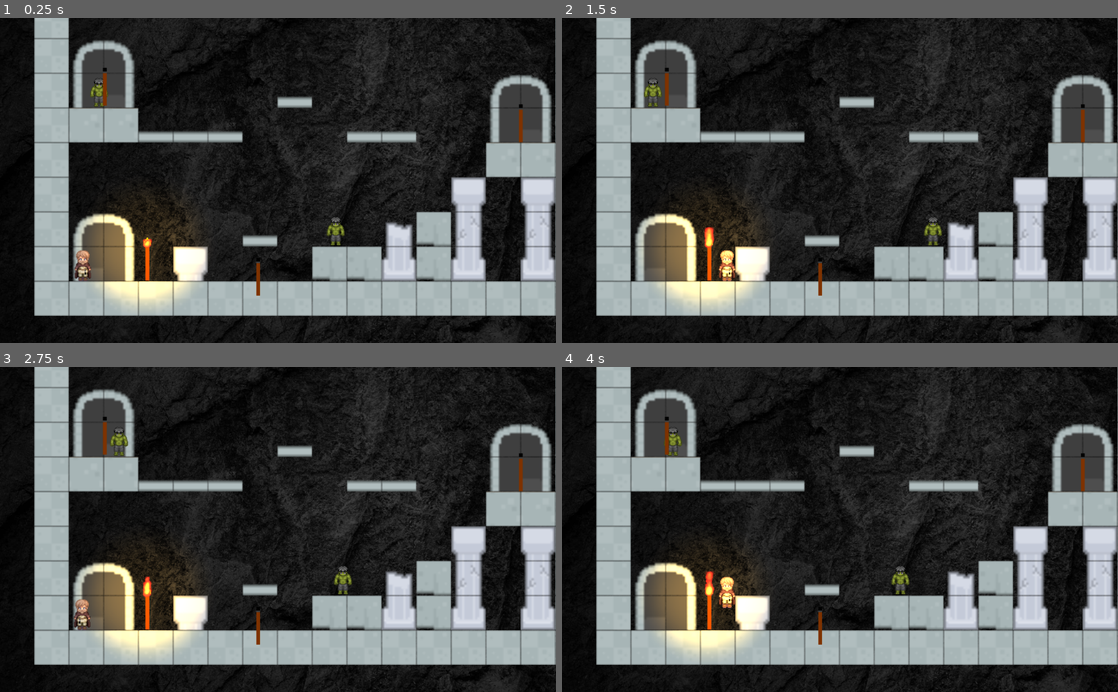
Above: before the commit, frames 1-4 (two rows, left to right).
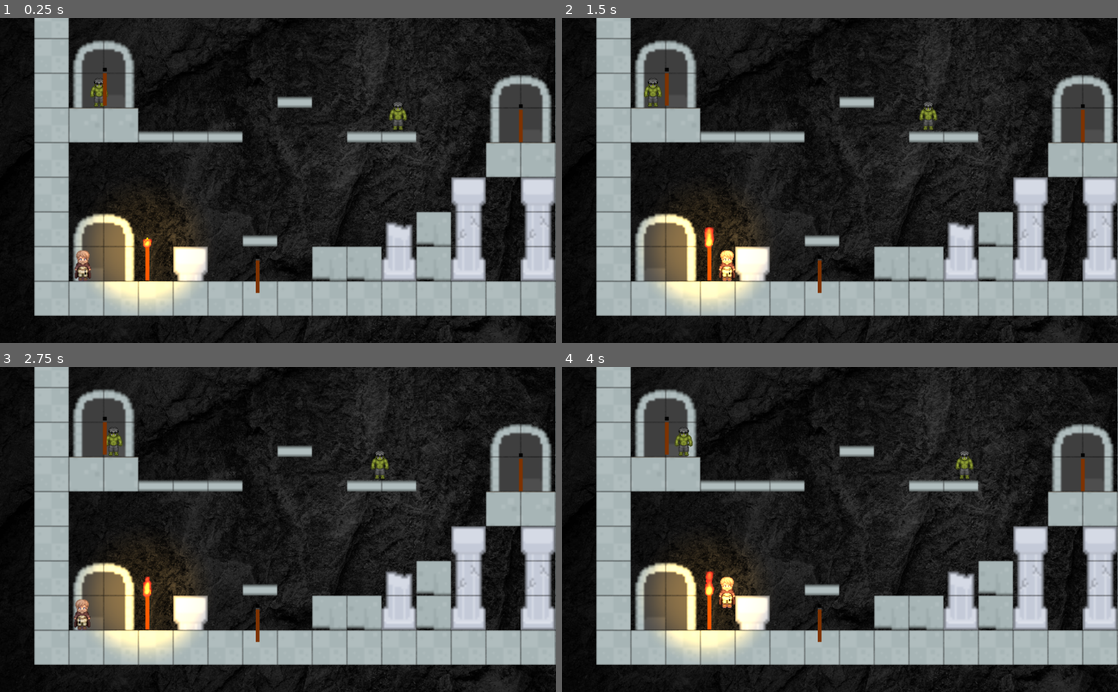
Above: after the commit, the same moments.

Repository: re1nex/portan-ignis
Game: Godot game, scene res://Main/Main.tscn
Same seed, same stepped clock (60 frames per second), same inputs: the game is played once before the commit and once after it.
Inputs:
- Up to frame 1 (0.25 s): no input
- Up to frame 2 (1.5 s): hold Right (ui_right) from 0.53 s (still down); tap Up (ui_up) at 0.77 s
- Up to frame 3 (2.75 s): tap Up (ui_up) at 1.52 s; release Right (ui_right) at 2.03 s; hold Left (ui_left) from 2.03 s (still down)
- Up to frame 4 (4 s): release Left (ui_left) at 2.78 s; hold Right (ui_right) from 2.78 s (still down); tap Up (ui_up) at 3.02, 3.77 s

The runs differ from the first frame. In frame 1, 0.4% of the frame differs, in the area x 46-74%, y 25-86%; in frame 2, 0.4%; in frame 3, 0.5%; in frame 4, 0.6%, in the area x 18-74%, y 18-86%.

Commit message:
#54 Added: - Enemy ability to quench torch

Diff:
--- a/Enemy/Enemy.gd
+++ b/Enemy/Enemy.gd
@@ -5,7 +5,7 @@
 signal catch
 
 var color = Color(.867, .91, .247, 0.1)
-var lazerColor = Color(0.411765, 0.015686, 0.015686, 0.101961)
+var lazerColor = Color(1, 0.007843, 0.007843, 0.1)
 const GRAVITY_VEC = Vector2(0, 1500)
 export (int) var walk_speed = 100
 export (int) var run_speed = 250
@@ -18,13 +18,15 @@
 var mode = ROAMING
 var targets = []
 var recent_tar = null
+var torch_area = null
 
 # Called when the node enters the scene tree for the first time.
 func _ready():
 	pass
 
 func _physics_process(delta):
-
+	if torch_area and "activated" in torch_area and torch_area.activated:
+		torch_area.activate()
 	check_chase()
 
 	##  Moving logic  ##
@@ -50,8 +52,10 @@
 	velocity = move_and_slide(velocity)
 
 func _draw():
-	pass
+	#pass
 	#draw_circle(Vector2(0, -$BodyShape.shape.height), $Visibility/VisibilyShape.shape.radius, color)
+	if recent_tar != null:
+		draw_line(Vector2(0, -$BodyShape.shape.height), recent_tar.global_position - position, lazerColor)
 
 func _on_Visibility_area_entered(area):
 	var pr = area.get_parent().priority
@@ -75,6 +79,13 @@
 func _on_CatchArea_body_entered(body):
 	emit_signal("catch")
 
+func _on_CatchArea_area_entered(area):
+	if area.has_method("activate"):
+		torch_area = area
+
+func _on_CatchArea_area_exited(area):
+	if area == torch_area:
+		torch_area = null
 
 func check_chase():
 	var space_state = get_world_2d().direct_space_state
@@ -83,7 +94,7 @@
 	while (i < targets.size()):
 		current = targets[i]
 		var res = space_state.intersect_ray(position + Vector2(0, -$BodyShape.shape.height), current.global_position,
-				[self, get_parent().get_parent().get_node("Player")], collision_mask)
+				[self], collision_mask)
 		if not res:
 			mode = CHASING
 			recent_tar = current
--- a/Enemy/Enemy.tscn
+++ b/Enemy/Enemy.tscn
@@ -30,13 +30,13 @@
 position = Vector2( 8.1125, 21.0328 )
 rotation = -1.5708
 enabled = true
-cast_to = Vector2( 0, 15 )
+cast_to = Vector2( 0, 20 )
 
 [node name="RayLeft" type="RayCast2D" parent="."]
 position = Vector2( -8.37194, 20.7254 )
 rotation = 1.5708
 enabled = true
-cast_to = Vector2( 0, 15 )
+cast_to = Vector2( 0, 20 )
 
 [node name="RayDownRight" type="RayCast2D" parent="."]
 position = Vector2( 20.8041, -0.349648 )
@@ -55,6 +55,8 @@
 
 [node name="BodyShape" type="CollisionShape2D" parent="."]
 shape = SubResource( 3 )
+[connection signal="area_entered" from="CatchArea" to="." method="_on_CatchArea_area_entered"]
+[connection signal="area_exited" from="CatchArea" to="." method="_on_CatchArea_area_exited"]
 [connection signal="body_entered" from="CatchArea" to="." method="_on_CatchArea_body_entered"]
 [connection signal="area_entered" from="Visibility" to="." method="_on_Visibility_area_entered"]
 [connection signal="area_exited" from="Visibility" to="." method="_on_Visibility_area_exited"]
--- a/Main/Main.tscn
+++ b/Main/Main.tscn
@@ -21,7 +21,7 @@
 position = Vector2( 93.9786, 207.742 )
 
 [node name="Enemy2" parent="Enemies" instance=ExtResource( 3 )]
-position = Vector2( 576.469, 447.971 )
+position = Vector2( 644.469, 255.971 )
 
 [node name="Torches" type="Node2D" parent="."]
 
@@ -29,7 +29,7 @@
 position = Vector2( 898.706, 284.38 )
 
 [node name="IgnisRegularLevel2" parent="Torches" instance=ExtResource( 1 )]
-position = Vector2( 415.026, 567.67 )
+position = Vector2( 414.026, 562.67 )
 
 [node name="IgnisRegularLevel3" parent="Torches" instance=ExtResource( 1 )]
 position = Vector2( 132.596, 216.854 )
Not shown, added: sounds/clicks/1.wav.import
Not shown, added: sounds/clicks/2.wav.import
Not shown, added: sounds/ignis/1.wav.import
Not shown, added: sounds/ignis/2.wav.import
Not shown, added: sounds/monster/1.wav.import
Not shown, added: sounds/monster/2.wav.import
Not shown, added: sounds/monster/pack/Voice Effects Zombie-Skeleton-Monster Human Male/humanDeath1.wav.import
Not shown, added: sounds/monster/pack/Voice Effects Zombie-Skeleton-Monster Human Male/humanDeath2.wav.import
Not shown, added: sounds/monster/pack/Voice Effects Zombie-Skeleton-Monster Human Male/humanYell1.wav.import
Not shown, added: sounds/monster/pack/Voice Effects Zombie-Skeleton-Monster Human Male/humanYell2.wav.import
Not shown, added: sounds/monster/pack/Voice Effects Zombie-Skeleton-Monster Human Male/humanYell3.wav.import
Not shown, added: sounds/monster/pack/Voice Effects Zombie-Skeleton-Monster Human Male/humanYell4.wav.import
(and 42 more such lines)
